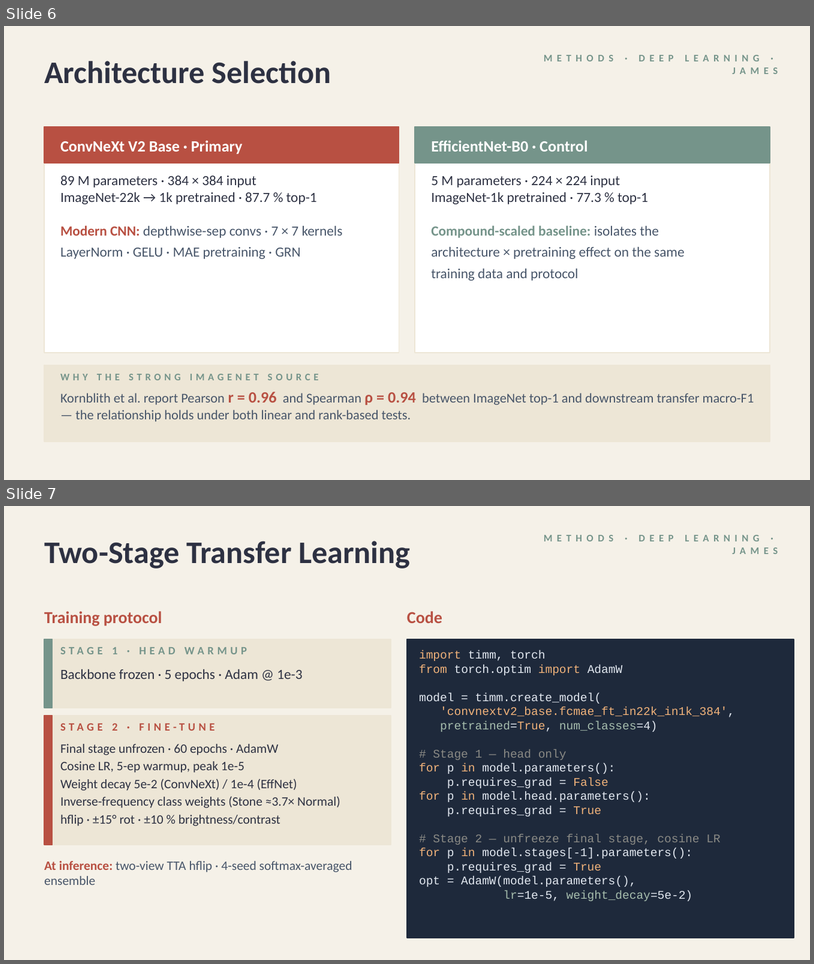
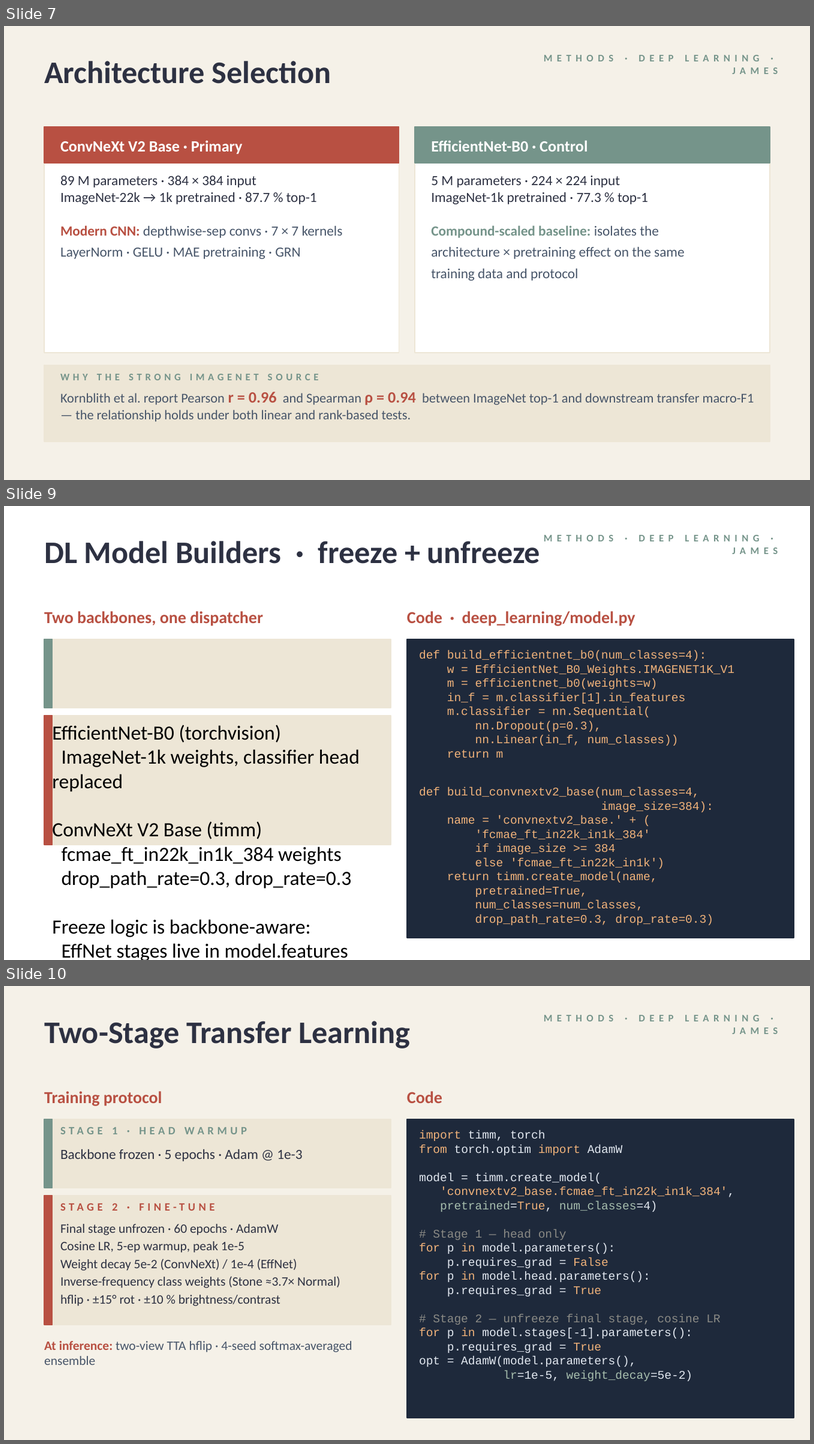
Before and after one commit to jameswudo1019hack/bmet5933-a2, a slide deck: BMET5933_A2_Demo_Deck.pptx. Shown one above the other, each under a label of ours: slides 6 and 7 before the commit, slides 7, 9 and 10 after it; the slides between them are not shown. The pictures are 814x964 and 814x1444 pixels, drawn with LibreOffice and Linux fonts; fonts in the diff are those of the drawing. Boxes give left, top, right and bottom in pixels: in the first picture for what was removed or moved away, otherwise in the second. Text is boxed around its words. In the diff, an @@ line names an element or a change of style, - is before the commit and + after.

Commit message:
Demo deck: add 4 code-snippet slides — Shared Preprocessing load_image, DL Dataset+transforms, DL Model Builders, DL Inference+TTA. Skimmable; code in right column with intent bullets on left

```diff
--- a/BMET5933_A2_Demo_Deck.pptx
+++ b/BMET5933_A2_Demo_Deck.pptx
@@ slide 9 added at (4,506,810,960), background #FFFFFF @@
@@ text added at (44,541,540,564), 28 pt, text #2D3142, bold @@
+DL Model Builders · freeze + unfreeze
@@ text added at (44,611,263,626), 15 pt, text #B85042, bold @@
+Two backbones, one dispatcher
@@ text added at (407,611,636,626), 15 pt, text #B85042, bold @@
+Code · deep_learning/model.py
@@ text added at (462,611,636,626), 9 pt, text #75948A, bold @@
+METHODS · DEEP LEARNING · JAMES
@@ rectangle added at (44,639,391,708), fill #EDE6D6, outline #EDE6D6 1 pt @@
@@ rectangle added at (44,639,53,708), fill #75948A, outline #75948A 1 pt @@
@@ rectangle added at (407,639,794,937), fill #1E293B, outline #1E293B 1 pt @@
@@ text added at (419,650,735,925), 10.5 pt, text #F0B27A @@
+def build_efficientnet_b0(num_classes=4):
+w = EfficientNet_B0_Weights.IMAGENET1K_V1
+m = efficientnet_b0(weights=w)
+in_f = m.classifier[1].in_features
+m.classifier = nn.Sequential(
+nn.Dropout(p=0.3),
+nn.Linear(in_f, num_classes))
+return m
+def build_convnextv2_base(num_classes=4,
+image_size=384):
+name = 'convnextv2_base.' + (
+'fcmae_ft_in22k_in1k_384'
+if image_size >= 384
+else 'fcmae_ft_in22k_in1k')
+return timm.create_model(name,
+pretrained=True,
+num_classes=num_classes,
+drop_path_rate=0.3, drop_rate=0.3)
@@ rectangle added at (44,715,391,844), fill #EDE6D6, outline #EDE6D6 1 pt, 18 pt, text #000000 @@
+EfficientNet-B0 (torchvision)
+ImageNet-1k weights, classifier head replaced
+ConvNeXt V2 Base (timm)
+fcmae_ft_in22k_in1k_384 weights
+drop_path_rate=0.3, drop_rate=0.3
+Freeze logic is backbone-aware:
+EffNet stages live in model.features
+ConvNeXt stages live in model.stages
+Stage 1 freezes all backbone params
@@ rectangle added at (44,715,53,844), fill #B85042, outline #B85042 1 pt @@
@@ what was slide 6 is now slide 7 @@
@@ what was slide 7 is now slide 10 @@
```
Also in this commit, not shown: 3 other slides added.
